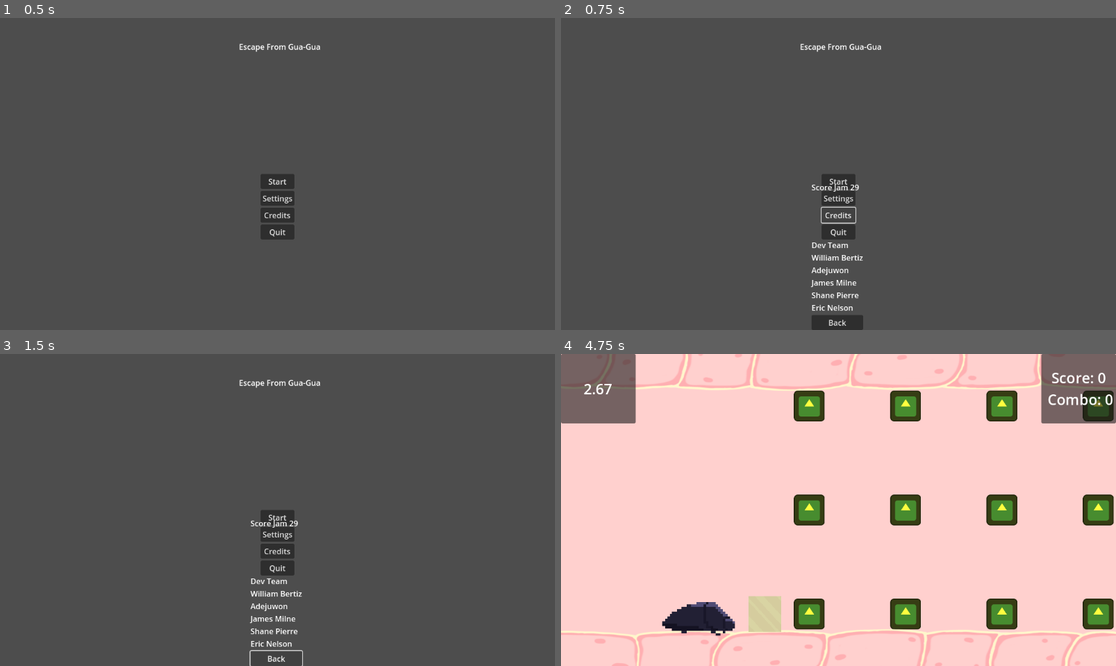
Above: before the commit, frames 1-4 (two rows, left to right).
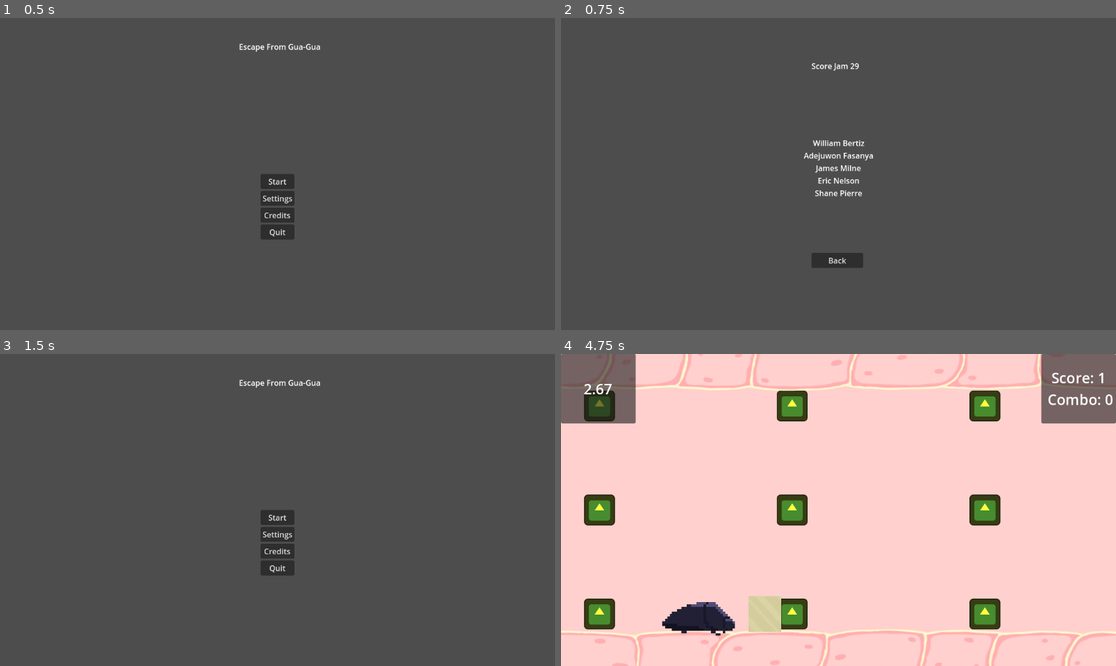
Above: after the commit, the same moments.

Repository: milnej/EscapeFromFrog
Game: Godot game, scene res://Scene/menu.tscn
The game is run twice, just before and just after one commit, with the same random seed, the same clock (stepped at 60 frames per second) and the same inputs. The engine's default icon, where the game draws it, is replaced by a stand-in: a white triangle on a blue panel in a dark square.
Inputs:
- Up to frame 1 (0.5 s): no input
- Up to frame 2 (0.75 s): click "Credits" at 0.5 s
- Up to frame 3 (1.5 s): click "Back" at 1.25 s
- Up to frame 4 (4.75 s): click "Start" at 2 s; hold L (note_right) 2.78-3.53 s; tap Space (beetle_attack) at 2.85, 3.6, 4.35 s; hold S (beetle_down) 3.53-4.28 s; hold L (note_right) from 4.28 s (still down)

Frame 1 is identical in both runs. In frame 2, 2.8% of the frame differs, in the area x 43-58%, y 8-100%; in frame 3, 0.6%; in frame 4, 9.4%, in the area x 4-100%, y 6-89%.

Commit message:
updated credits

Diff:
--- a/Scene/beetle_trapped.tscn
+++ b/Scene/beetle_trapped.tscn
@@ -10,8 +10,7 @@
 script = ExtResource("1_q5tcs")
 
 [node name="Sprite2D" type="Sprite2D" parent="."]
-modulate = Color(1, 1, 0.247059, 1)
-position = Vector2(-32, 0)
+modulate = Color(0.0470588, 0.282353, 0.494118, 1)
 scale = Vector2(0.5, 0.5)
 texture = ExtResource("2_xxukw")
 
--- a/Scene/credits.tscn
+++ b/Scene/credits.tscn
@@ -12,34 +12,51 @@
 grow_vertical = 2
 script = ExtResource("1_s2bg6")
 
-[node name="VBoxContainer" type="VBoxContainer" parent="."]
-layout_mode = 0
+[node name="Developers" type="Label" parent="."]
+layout_mode = 1
+anchors_preset = 8
+anchor_left = 0.5
+anchor_top = 0.5
+anchor_right = 0.5
+anchor_bottom = 0.5
+offset_left = -72.5
+offset_top = -76.5
+offset_right = 72.5
+offset_bottom = 76.5
+grow_horizontal = 2
+grow_vertical = 2
+text = "William Bertiz
+Adejuwon Fasanya
+James Milne
+Eric Nelson
+Shane Pierre"
+horizontal_alignment = 1
+
+[node name="Back" type="Button" parent="."]
+layout_mode = 1
+anchors_preset = 7
+anchor_left = 0.5
+anchor_top = 1.0
+anchor_right = 0.5
+anchor_bottom = 1.0
 offset_left = -56.0
-offset_top = 136.0
+offset_top = -160.0
 offset_right = 51.0
-offset_bottom = 351.0
-
-[node name="Developers" type="Label" parent="VBoxContainer"]
-layout_mode = 2
-text = "Dev Team
-William Bertiz
-Adejuwon
-James Milne
-Shane Pierre
-Eric Nelson"
-metadata/_edit_lock_ = true
-
-[node name="Back" type="Button" parent="VBoxContainer"]
-layout_mode = 2
+offset_bottom = -129.0
+grow_horizontal = 2
+grow_vertical = 0
 text = "Back"
 
 [node name="Title" type="Label" parent="."]
-layout_mode = 2
+layout_mode = 1
+anchors_preset = 5
+anchor_left = 0.5
+anchor_right = 0.5
 offset_left = -56.0
-offset_top = 16.0
+offset_top = 88.0
 offset_right = 51.0
-offset_bottom = 39.0
+offset_bottom = 111.0
 grow_horizontal = 2
 text = "Score Jam 29"
 
-[connection signal="pressed" from="VBoxContainer/Back" to="." method="_on_back_pressed"]
+[connection signal="pressed" from="Back" to="." method="_on_back_pressed"]
--- a/Scene/unbreakable_flesh.tscn
+++ b/Scene/unbreakable_flesh.tscn
@@ -1,16 +1,16 @@
-[gd_scene load_steps=4 format=3 uid="uid://d1up4r1xfavds"]
+[gd_scene load_steps=4 format=3 uid="uid://js41db8ow8hu"]
 
-[ext_resource type="Script" path="res://Scripts/acid.gd" id="1_b0nbv"]
+[ext_resource type="Script" path="res://Scripts/beetle_trapped.gd" id="1_klm06"]
 [ext_resource type="Texture2D" uid="uid://bs6r4ygmfwj0x" path="res://icon.svg" id="2_c6od4"]
 
 [sub_resource type="RectangleShape2D" id="RectangleShape2D_yf74h"]
 size = Vector2(128, 128)
 
 [node name="Note2" type="Node2D"]
-script = ExtResource("1_b0nbv")
+script = ExtResource("1_klm06")
 
 [node name="Sprite2D" type="Sprite2D" parent="."]
-modulate = Color(0.537, 0.067, 0, 1)
+modulate = Color(0.537255, 0.0666667, 0, 1)
 scale = Vector2(0.5, 0.5)
 texture = ExtResource("2_c6od4")
 
@@ -19,6 +19,7 @@
 
 [node name="CollisionShape2D" type="CollisionShape2D" parent="Sprite2D/Area2D"]
 shape = SubResource("RectangleShape2D_yf74h")
+debug_color = Color(0.94902, 0.184314, 0.341176, 0.419608)
 
 [connection signal="area_entered" from="Sprite2D/Area2D" to="." method="_on_area_2d_area_entered"]
 [connection signal="area_exited" from="Sprite2D/Area2D" to="." method="_on_area_2d_area_exited"]
--- a/Scripts/beetle_trapped.gd
+++ b/Scripts/beetle_trapped.gd
@@ -1 +1 @@
-extends Note
+extends "res://Scripts/note.gd"
--- a/Scripts/credits.gd
+++ b/Scripts/credits.gd
@@ -12,4 +12,4 @@
 
 
 func _on_back_pressed():
-	pass
+	get_tree().change_scene_to_file("res://Scene/menu.tscn")
--- a/Scripts/menu.gd
+++ b/Scripts/menu.gd
@@ -20,8 +20,7 @@
 
 
 func _on_credits_pressed():
-	var credits = load("res://Scene/credits.tscn").instantiate()
-	get_tree().current_scene.add_child(credits)
+	get_tree().change_scene_to_file("res://Scene/credits.tscn")
 
 
 func _on_settings_pressed():
--- a/note.tscn
+++ b/note.tscn
@@ -6,15 +6,11 @@
 [sub_resource type="RectangleShape2D" id="RectangleShape2D_yf74h"]
 size = Vector2(128, 128)
 
-[node name="Note2" type="Node2D"]
+[node name="Note" type="Node2D"]
 script = ExtResource("1_4krcn")
-line = null
-note_number = null
-points_value = null
 
 [node name="Sprite2D" type="Sprite2D" parent="."]
 modulate = Color(1, 1, 0.247059, 1)
-position = Vector2(-32, 0)
 scale = Vector2(0.5, 0.5)
 texture = ExtResource("1_nq5ql")
 
--- a/road.gd
+++ b/road.gd
@@ -12,7 +12,7 @@
 var note_move_speed
 var bpm
 
-const DIST_BETWEEN_NOTES = 200
+const DIST_BETWEEN_NOTES = 400
 
 func parse_beat_map(file_name):
 	var file = FileAccess.open(file_name, FileAccess.READ)
